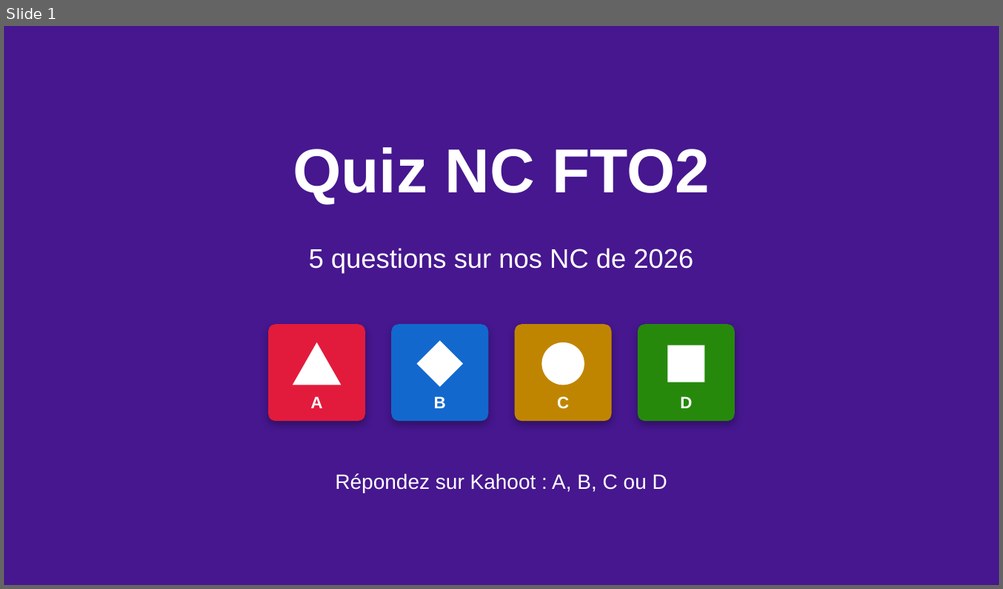
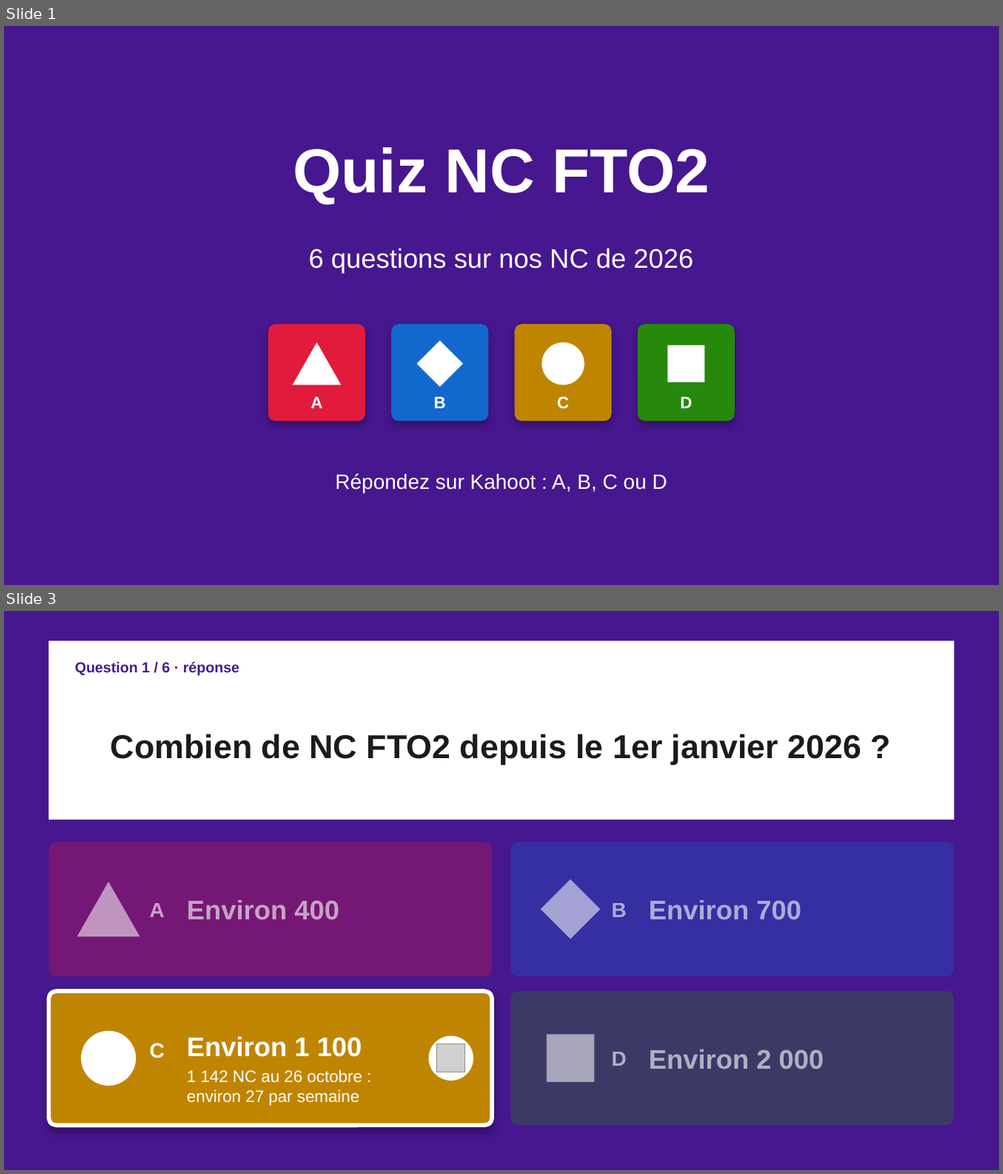
Before and after one commit to moudimash99/FTO2_NC_handover, a slide deck: 03_reports/quiz/Quiz_NC_FTO2.pptx. Shown one above the other, each under a label of ours: slide 1 before the commit, slides 1 and 3 after it; the slides between them are not shown. The pictures are 1003x589 and 1003x1174 pixels, drawn with LibreOffice and Linux fonts; fonts in the diff are those of the drawing; grey boxes stand for pictures. Boxes give left, top, right and bottom in pixels: in the first picture for what was removed or moved away, otherwise in the second. Text is boxed around its words. In the diff, an @@ line names an element or a change of style, - is before the commit and + after.

```diff
--- a/03_reports/quiz/Quiz_NC_FTO2.pptx
+++ b/03_reports/quiz/Quiz_NC_FTO2.pptx
@@ slide 3 added at (4,611,999,1170), background #46178F @@
@@ rectangle added at (48,641,954,820), fill #FFFFFF @@
@@ text added at (75,661,239,675), 14 pt, text #46178F, bold @@
+Question 1 / 6 · réponse
@@ title added at (111,734,862,765), 32 pt, text #1B1B1B, bold @@
+Combien de NC FTO2 depuis le 1er janvier 2026 ?
@@ rounded rectangle added at (48,843,492,977), fill #E21B3C at 30% opacity @@
@@ rounded rectangle added at (511,843,954,977), fill #1368CE at 30% opacity @@
@@ triangle added at (77,882,140,937), fill #FFFFFF at 55% opacity @@
@@ diamond added at (540,880,600,940), fill #FFFFFF at 55% opacity @@
@@ text added at (150,903,165,917), 20 pt, text #FFFFFF at 60% opacity, bold @@
+A
@@ text added at (187,900,339,920), 26 pt, text #FFFFFF at 60% opacity, bold @@
+Environ 400
@@ text added at (612,903,626,917), 20 pt, text #FFFFFF at 60% opacity, bold @@
+B
@@ text added at (649,900,801,920), 26 pt, text #FFFFFF at 60% opacity, bold @@
+Environ 700
@@ rounded rectangle added at (48,991,492,1126), fill #C08500, outline #FFFFFF 4 pt @@
@@ rounded rectangle added at (511,991,954,1126), fill #26890C at 30% opacity @@
@@ ellipse added at (81,1031,136,1086), fill #FFFFFF @@
@@ text added at (150,1043,165,1059), 20 pt, text #FFFFFF, bold @@
+C
@@ text added at (187,1037,362,1057), 26 pt, text #FFFFFF, bold @@
+Environ 1 100
@@ ellipse added at (429,1037,473,1081), fill #FFFFFF @@
@@ picture added at (437,1045,465,1073) @@
@@ rectangle added at (546,1035,595,1082), fill #FFFFFF at 55% opacity @@
@@ text added at (612,1052,626,1066), 20 pt, text #FFFFFF at 60% opacity, bold @@
+D
@@ text added at (649,1049,824,1069), 26 pt, text #FFFFFF at 60% opacity, bold @@
+Environ 2 000
@@ text added at (187,1070,362,1106), 16 pt, text #FFFFFF @@
+1 142 NC au 26 octobre : environ 27 par semaine
@@ slide 1 changed as well @@
@@ text at (309,248,693,273): text changed @@
-5 questions sur nos NC de 2026
+6 questions sur nos NC de 2026
```
Also in this commit, not shown: 8 other slides changed, 4 other slides added, 3 slides removed.
